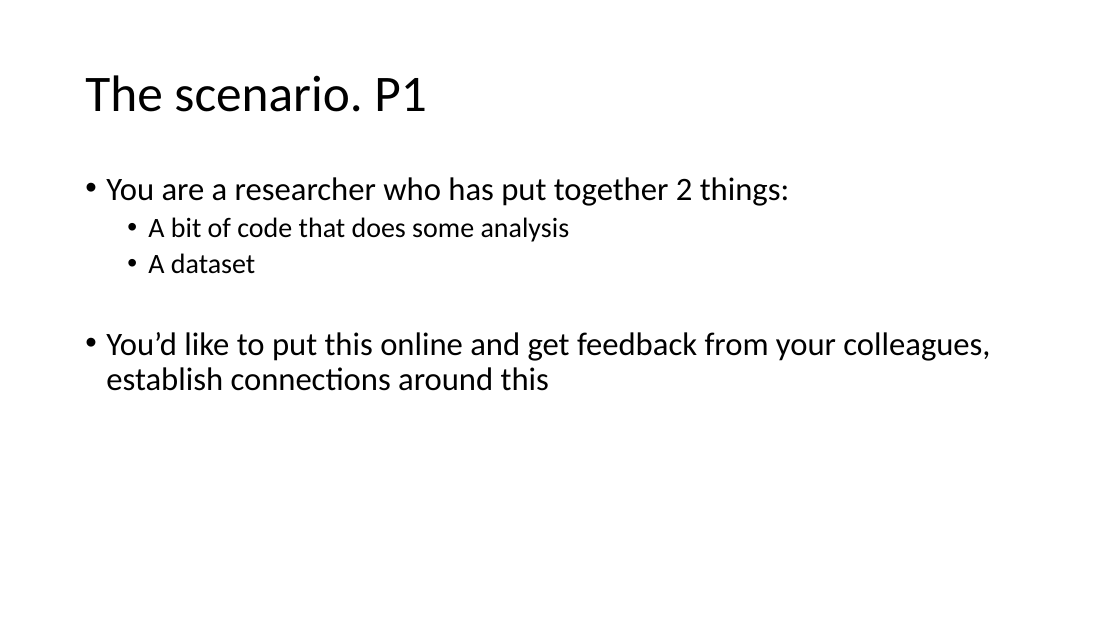
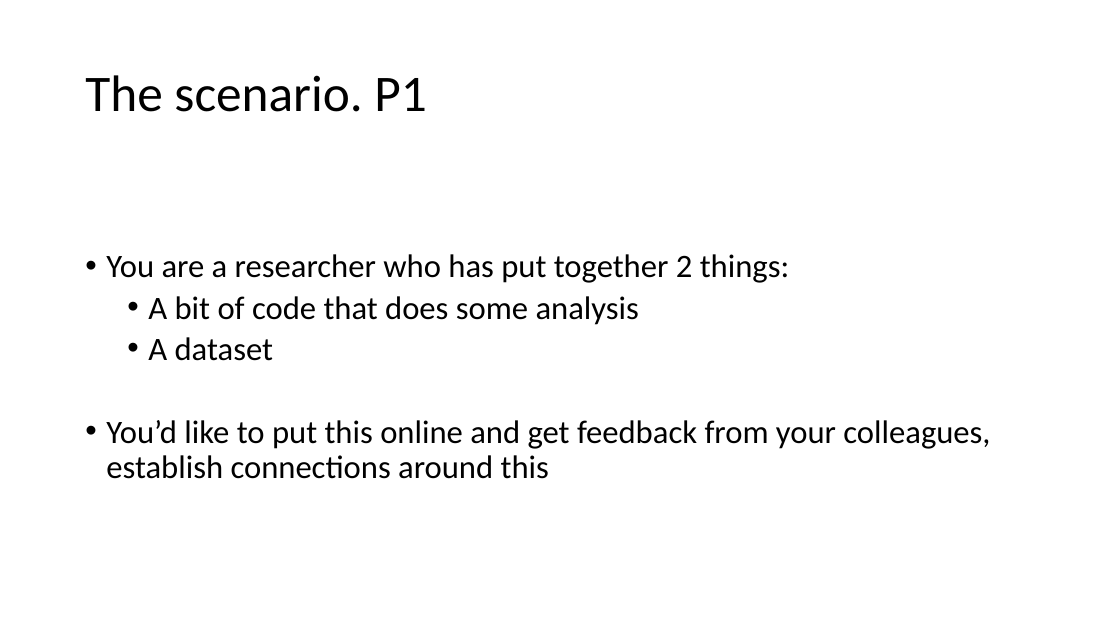
Before and after one commit to BrockDSL/github_for_researchers, a slide deck: slide 10 of Overview.pptx (slide 8 before the commit). Drawn at 1120x630 pixels with LibreOffice and Linux fonts; fonts in the diff are those of the drawing. Boxes give left, top, right and bottom in pixels: in the first picture for what was removed or moved away, otherwise in the second. Text is boxed around its words. In the diff, an @@ line names an element or a change of style, - is before the commit and + after.

```diff
--- a/Overview.pptx
+++ b/Overview.pptx
@@ text "You are a researcher who ..." at (106,254,990,479): vertical alignment top to middle @@
@@ text at (148,296,639,361): size 24 to 28 pt in "A bit of code that does some ...", "A dataset" @@
```
Also in this commit, not shown: 6 other slides changed, 3 slides added, 1 other file.
